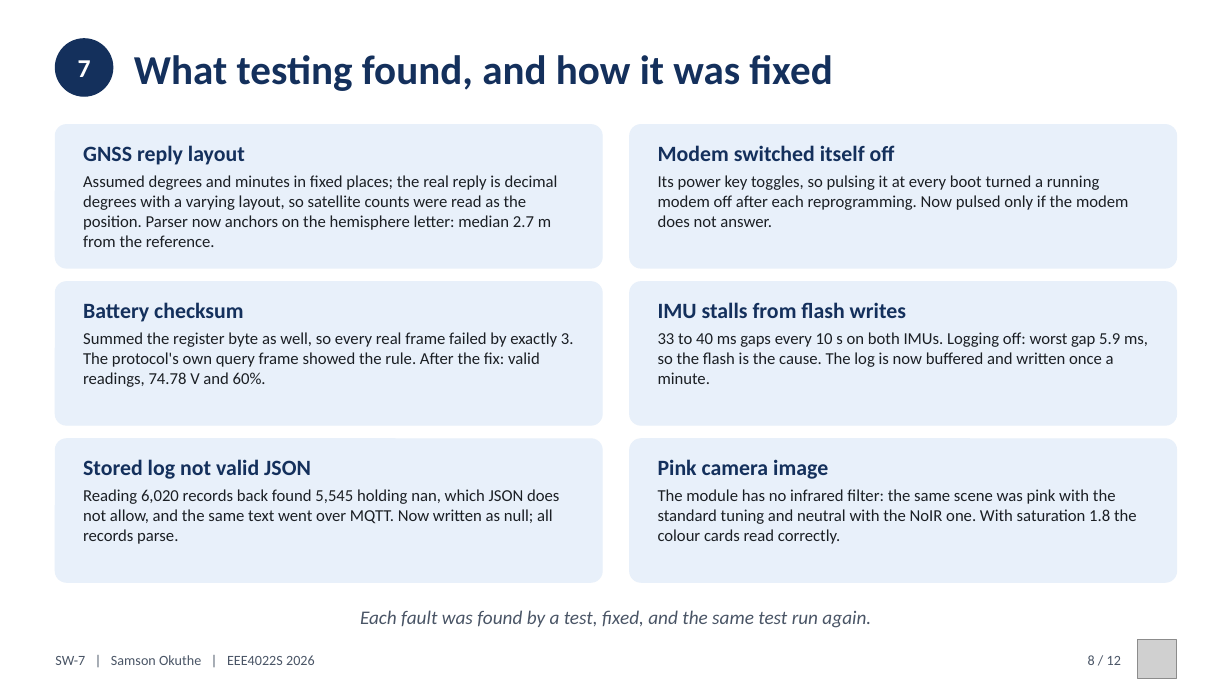
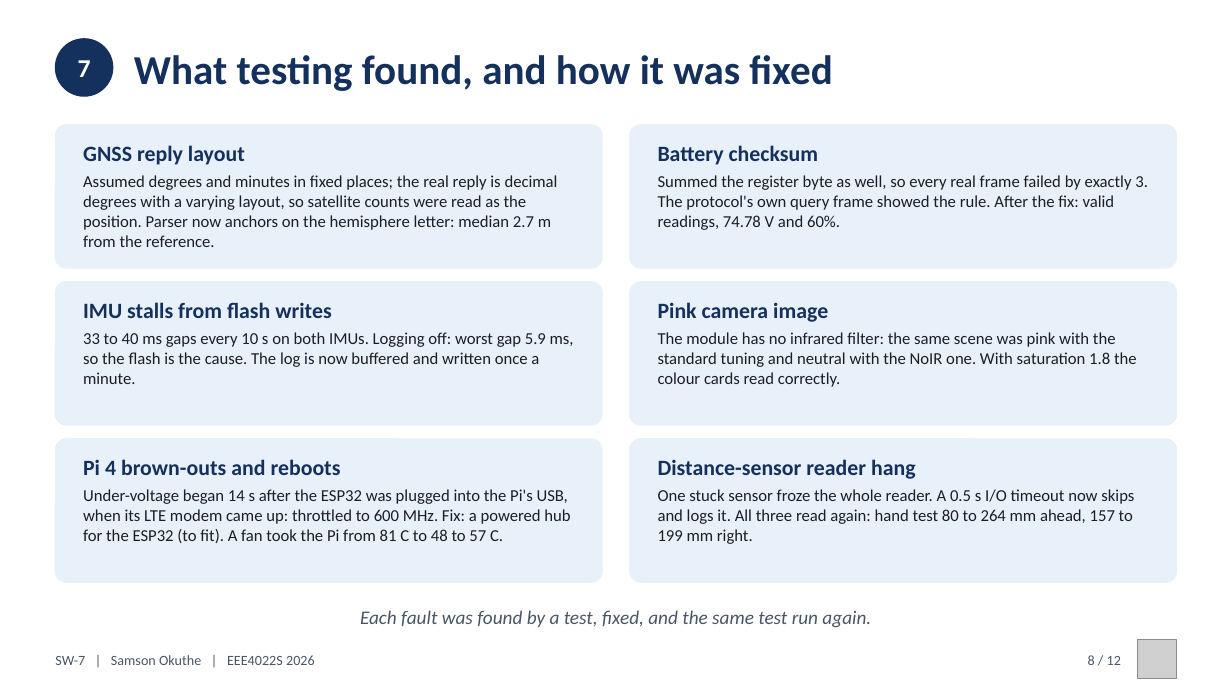
Before and after one commit to 0geder/Tukzie-HPEC-HUD, a slide deck: slide 8 of Presentation/SW7_Final_Presentation.pptx. Drawn at 1232x693 pixels with LibreOffice and Linux fonts; fonts in the diff are those of the drawing; grey boxes stand for pictures. Boxes give left, top, right and bottom in pixels: in the first picture for what was removed or moved away, otherwise in the second. Text is boxed around its words. In the diff, an @@ line names an element or a change of style, - is before the commit and + after.

Commit message:
Presentation updated with 7 to 11 Oct results (deck, poster, talking points, Q&A; talk about 9.2 min); bench observations of 10 to 11 Oct recorded as evidence (ToF hand test, Pi 4 temperatures and reboots, detector 14.6 fps / 120 ms, voice)

```diff
--- a/Presentation/SW7_Final_Presentation.pptx
+++ b/Presentation/SW7_Final_Presentation.pptx
@@ text at bbox=[658, 145, 818, 165]: text changed @@
-Modem switched itself off
+Battery checksum
@@ text at bbox=[658, 175, 1148, 230]: text changed @@
-Its power key toggles, so pulsing it at every boot turned a running modem off after each reprogramming. Now pulsed only if the modem does not answer.
+Summed the register byte as well, so every real frame failed by exactly 3. The protocol's own query frame showed the rule. After the fix: valid readings, 74.78 V and 60%.
@@ text at bbox=[83, 302, 331, 318]: text changed @@
-Battery checksum
+IMU stalls from flash writes
@@ text at bbox=[658, 302, 828, 322]: text changed @@
-IMU stalls from flash writes
+Pink camera image
@@ text at bbox=[83, 332, 574, 384]: text changed @@
-Summed the register byte as well, so every real frame failed by exactly 3. The protocol's own query frame showed the rule. After the fix: valid readings, 74.78 V and 60%.
+33 to 40 ms gaps every 10 s on both IMUs. Logging off: worst gap 5.9 ms, so the flash is the cause. The log is now buffered and written once a minute.
@@ text at bbox=[658, 332, 1137, 387]: text changed @@
-33 to 40 ms gaps every 10 s on both IMUs. Logging off: worst gap 5.9 ms, so the flash is the cause. The log is now buffered and written once a minute.
+The module has no infrared filter: the same scene was pink with the standard tuning and neutral with the NoIR one. With saturation 1.8 the colour cards read correctly.
@@ text at bbox=[83, 459, 341, 475]: text changed @@
-Stored log not valid JSON
+Pi 4 brown-outs and reboots
@@ text at bbox=[658, 459, 916, 479]: text changed @@
-Pink camera image
+Distance-sensor reader hang
@@ text at bbox=[83, 489, 570, 543]: text changed @@
-Reading 6,020 records back found 5,545 holding nan, which JSON does not allow, and the same text went over MQTT. Now written as null; all records parse.
+Under-voltage began 14 s after the ESP32 was plugged into the Pi's USB, when its LTE modem came up: throttled to 600 MHz. Fix: a powered hub for the ESP32 (to fit). A fan took the Pi from 81 C to 48 to 57 C.
@@ text at bbox=[658, 489, 1134, 544]: text changed @@
-The module has no infrared filter: the same scene was pink with the standard tuning and neutral with the NoIR one. With saturation 1.8 the colour cards read correctly.
+One stuck sensor froze the whole reader. A 0.5 s I/O timeout now skips and logs it. All three read again: hand test 80 to 264 mm ahead, 157 to 199 mm right.
```
Also in this commit, not shown: 7 other slides changed, 8 other files.
